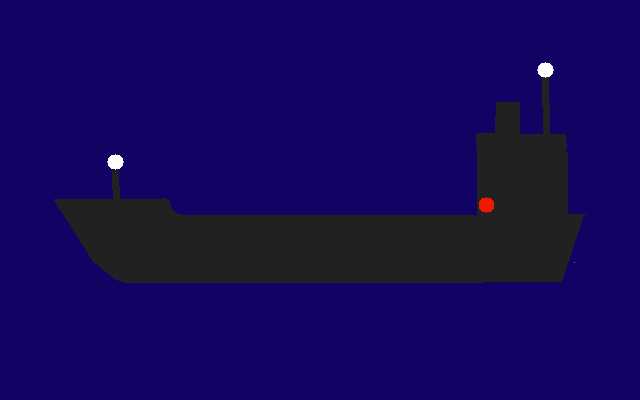
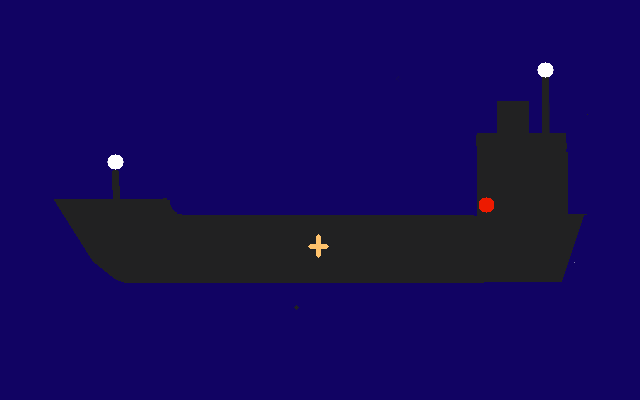
Two versions of the same layered image (640 x 400). Layer-by-layer changes:
added layer "stern light" above "chimney" over [542, 103, 550, 133]
added layer "chimney" above "ship" over [497, 101, 529, 133]
added layer "ship" above "Background" over [308, 76, 588, 258]
painted on "Background" over [294, 76, 566, 310]
